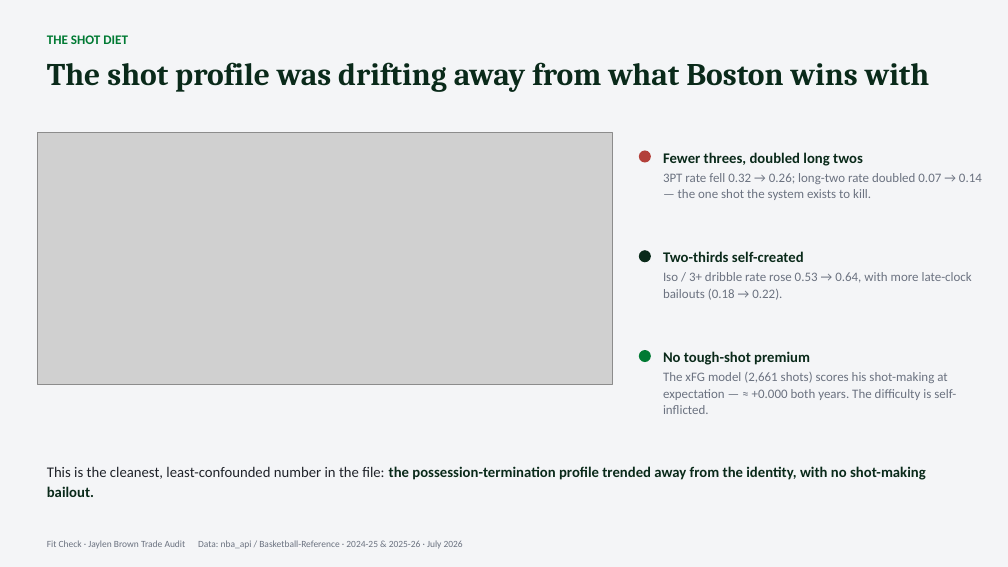
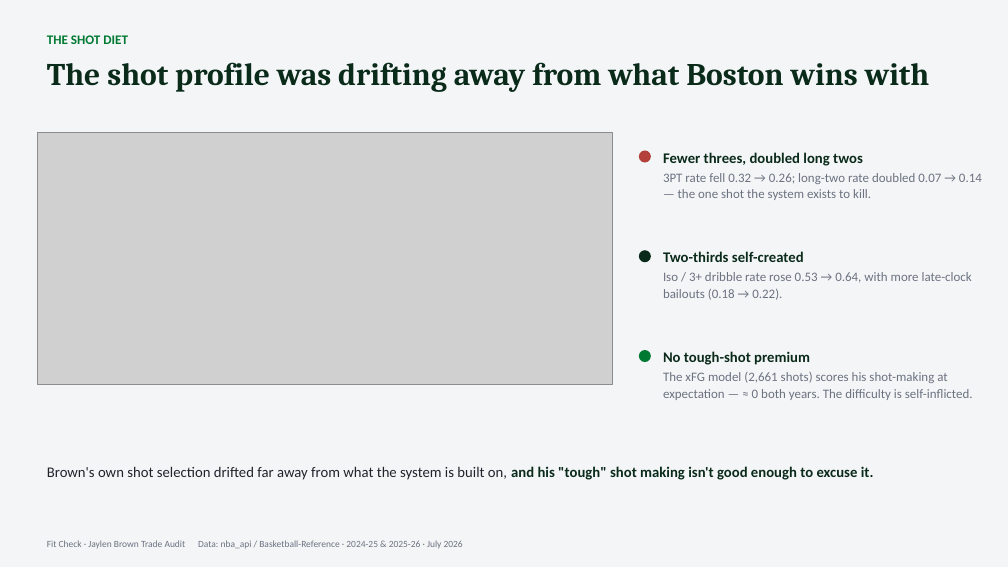
Before and after one commit to justinloo12/jaylen-brown-fit-check, a slide deck: slide 3 of outputs/Breaking_Down_The_Jaylen_Brown_Trade.pptx. Drawn at 1008x567 pixels with LibreOffice and Linux fonts; fonts in the diff are those of the drawing; grey boxes stand for pictures. Boxes give left, top, right and bottom in pixels: in the first picture for what was removed or moved away, otherwise in the second. Text is boxed around its words. In the diff, an @@ line names an element or a change of style, - is before the commit and + after.

```diff
--- a/outputs/Breaking_Down_The_Jaylen_Brown_Trade.pptx
+++ b/outputs/Breaking_Down_The_Jaylen_Brown_Trade.pptx
@@ text at [663, 372, 973, 400]: text changed @@
-The xFG model (2,661 shots) scores his shot-making at expectation — ≈ +0.000 both years. The difficulty is self-inflicted.
+The xFG model (2,661 shots) scores his shot-making at expectation — ≈ 0 both years. The difficulty is self-inflicted.
@@ text at [47, 466, 874, 480]: text changed; text colour #0A2A1A to #20232A; bold off @@
-This is the cleanest, least-confounded number in the file: the possession-termination profile trended away from the identity, with no shot-making bailout.
+Brown's own shot selection drifted far away from what the system is built on, and his "tough" shot making isn't good enough to excuse it.
```
Also in this commit, not shown: 9 other slides changed, 4 other files.
